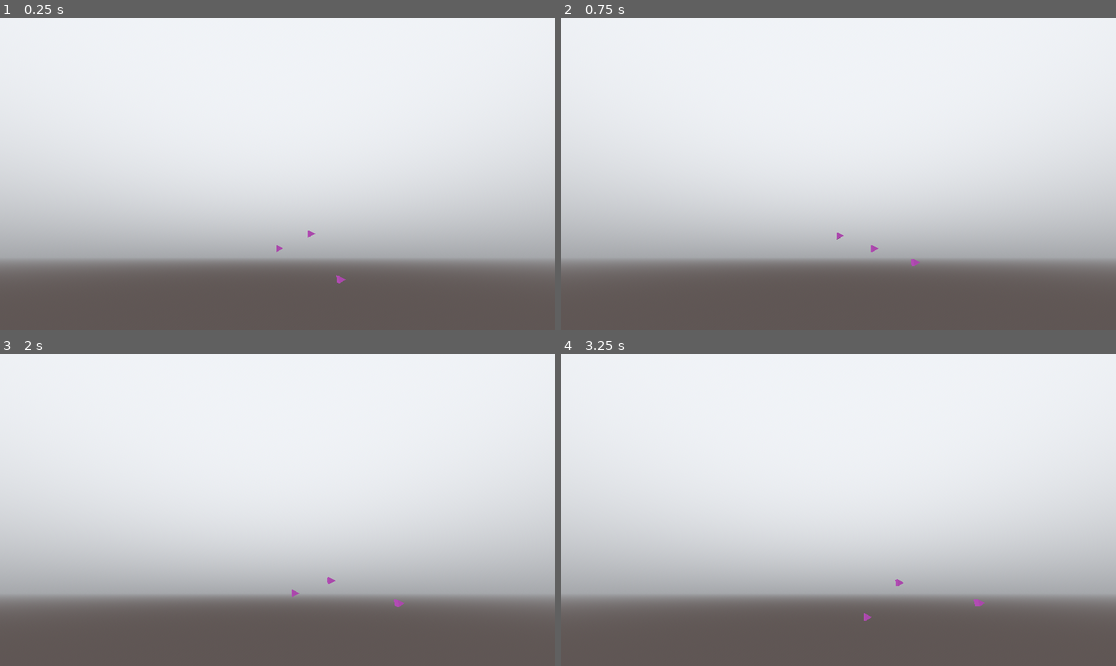
Above: before the commit, frames 1-4 (two rows, left to right).
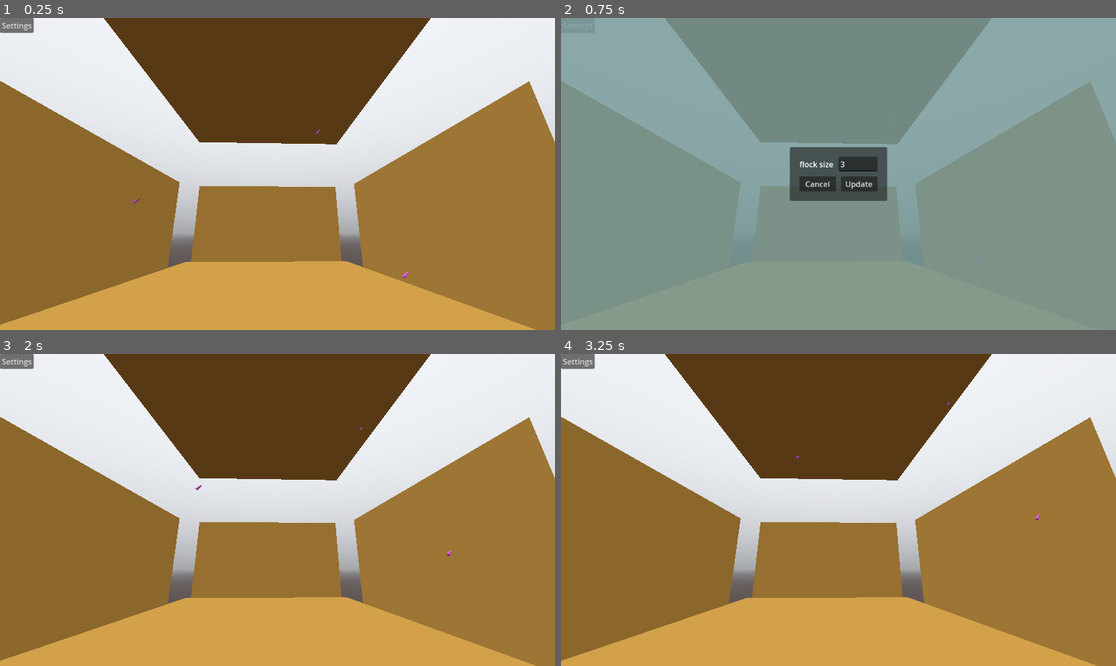
Above: after the commit, the same moments.

Repository: alxwstn/itsaboid
Game: Godot game, scene res://scenes/world.tscn
Two runs of this game, one before a commit and one after it. Both use one fixed random seed, a clock stepped at 60 frames per second and the inputs below.
Inputs (mouse positions are in pixels of both pictures, inside the frame that each line leads up to):
- Up to frame 1 (0.25 s): no input
- Up to frame 2 (0.75 s): click (577, 24) at 0.5 s, where only the run after the commit has a clickable "Settings"
- Up to frame 3 (2 s): click (255, 519) at 1.25 s, where only the run after the commit has a clickable "Cancel"
- Up to frame 4 (3.25 s): no input

The runs differ from the first frame. In frame 1, 74% of the frame differs, in the area x 0-100%, y 0-100%; in frame 2, 99%; in frame 3, 74%; in frame 4, 74%.

Commit message:
despite all my rage I am still just a boid in a cage

Diff:
--- /dev/null
+++ b/scenes/UI.tscn
@@ -0,0 +1,103 @@
+[gd_scene load_steps=3 format=3 uid="uid://dh0pv5nr688vl"]
+
+[ext_resource type="Script" path="res://scripts/UI.gd" id="1_12dly"]
+
+[sub_resource type="StyleBoxFlat" id="StyleBoxFlat_dg4of"]
+bg_color = Color(0.466667, 0.6, 0.6, 0.831373)
+
+[node name="UI" type="Control"]
+layout_mode = 3
+anchors_preset = 15
+anchor_right = 1.0
+anchor_bottom = 1.0
+grow_horizontal = 2
+grow_vertical = 2
+script = ExtResource("1_12dly")
+
+[node name="SettingsBtn" type="Button" parent="."]
+layout_mode = 0
+offset_right = 70.0
+offset_bottom = 31.0
+text = "Settings"
+
+[node name="Settings" type="Panel" parent="."]
+visible = false
+layout_mode = 1
+anchors_preset = 15
+anchor_right = 1.0
+anchor_bottom = 1.0
+grow_horizontal = 2
+grow_vertical = 2
+theme_override_styles/panel = SubResource("StyleBoxFlat_dg4of")
+
+[node name="SettingsContainer" type="CenterContainer" parent="Settings"]
+layout_mode = 1
+anchors_preset = 15
+anchor_right = 1.0
+anchor_bottom = 1.0
+grow_horizontal = 2
+grow_vertical = 2
+
+[node name="Panel" type="Panel" parent="Settings/SettingsContainer"]
+layout_mode = 2
+
+[node name="PanelContainer" type="PanelContainer" parent="Settings/SettingsContainer/Panel"]
+layout_mode = 1
+anchors_preset = 8
+anchor_left = 0.5
+anchor_top = 0.5
+anchor_right = 0.5
+anchor_bottom = 0.5
+offset_left = -101.0
+offset_top = -35.5
+offset_right = 101.0
+offset_bottom = 35.5
+grow_horizontal = 2
+grow_vertical = 2
+
+[node name="MarginContainer" type="MarginContainer" parent="Settings/SettingsContainer/Panel/PanelContainer"]
+layout_mode = 2
+theme_override_constants/margin_left = 20
+theme_override_constants/margin_top = 20
+theme_override_constants/margin_right = 20
+theme_override_constants/margin_bottom = 20
+
+[node name="VBoxContainer" type="VBoxContainer" parent="Settings/SettingsContainer/Panel/PanelContainer/MarginContainer"]
+layout_mode = 2
+theme_override_constants/separation = 10
+
+[node name="HBoxContainer2" type="HBoxContainer" parent="Settings/SettingsContainer/Panel/PanelContainer/MarginContainer/VBoxContainer"]
+layout_mode = 2
+theme_override_constants/separation = 10
+
+[node name="Label" type="Label" parent="Settings/SettingsContainer/Panel/PanelContainer/MarginContainer/VBoxContainer/HBoxContainer2"]
+layout_mode = 2
+text = "flock size"
+
+[node name="FlockSizeInput" type="LineEdit" parent="Settings/SettingsContainer/Panel/PanelContainer/MarginContainer/VBoxContainer/HBoxContainer2"]
+unique_name_in_owner = true
+layout_mode = 2
+size_flags_horizontal = 3
+text = "3"
+
+[node name="HBoxContainer" type="HBoxContainer" parent="Settings/SettingsContainer/Panel/PanelContainer/MarginContainer/VBoxContainer"]
+layout_mode = 2
+theme_override_constants/separation = 10
+
+[node name="Cancel" type="Button" parent="Settings/SettingsContainer/Panel/PanelContainer/MarginContainer/VBoxContainer/HBoxContainer"]
+layout_mode = 2
+size_flags_horizontal = 3
+text = "Cancel"
+
+[node name="Update" type="Button" parent="Settings/SettingsContainer/Panel/PanelContainer/MarginContainer/VBoxContainer/HBoxContainer"]
+layout_mode = 2
+size_flags_horizontal = 3
+text = "Update
+"
+
+[node name="BoxContainer" type="BoxContainer" parent="Settings/SettingsContainer"]
+layout_mode = 2
+
+[connection signal="pressed" from="SettingsBtn" to="." method="_on_settings_btn_pressed"]
+[connection signal="pressed" from="Settings/SettingsContainer/Panel/PanelContainer/MarginContainer/VBoxContainer/HBoxContainer/Cancel" to="." method="_on_cancel_pressed"]
+[connection signal="pressed" from="Settings/SettingsContainer/Panel/PanelContainer/MarginContainer/VBoxContainer/HBoxContainer/Update" to="." method="_on_update_pressed"]
--- a/scenes/boid.tscn
+++ b/scenes/boid.tscn
@@ -9,15 +9,20 @@
 
 [sub_resource type="PrismMesh" id="PrismMesh_gxe1b"]
 material = SubResource("StandardMaterial3D_pvas7")
-size = Vector3(0.2, 0.2, 0.2)
+size = Vector3(0.2, 0.2, 0.1)
 
 [node name="Boid" type="CharacterBody3D"]
-transform = Transform3D(-4.37114e-08, 1, 0, -1, -4.37114e-08, 0, 0, 0, 1, 0, 0, 0)
+motion_mode = 1
+slide_on_ceiling = false
 script = ExtResource("1_16t7s")
 
 [node name="CollisionShape3D" type="CollisionShape3D" parent="."]
-transform = Transform3D(0.2, 0, 0, 0, 0.2, 0, 0, 0, 0.2, 0, 0, 0)
+transform = Transform3D(3.82137e-16, -8.74228e-09, -0.2, -0.2, -8.74228e-09, 0, -8.74228e-09, 0.2, -8.74228e-09, 0, 0, 0)
 shape = SubResource("CapsuleShape3D_h3ydq")
 
 [node name="MeshInstance3D" type="MeshInstance3D" parent="."]
+transform = Transform3D(9.55343e-16, -6.55671e-08, -1, -0.5, -6.55671e-08, 0, -2.18557e-08, 1.5, -4.37114e-08, 0, 0, 0)
 mesh = SubResource("PrismMesh_gxe1b")
+
+[node name="Ray" type="RayCast3D" parent="."]
+target_position = Vector3(0, 0, 1)
--- /dev/null
+++ b/scenes/cage.tscn
@@ -0,0 +1,65 @@
+[gd_scene load_steps=5 format=3 uid="uid://c4beoj4xfd7x1"]
+
+[ext_resource type="Script" path="res://scripts/cage.gd" id="1_y1lvm"]
+
+[sub_resource type="WorldBoundaryShape3D" id="WorldBoundaryShape3D_4bx8y"]
+
+[sub_resource type="StandardMaterial3D" id="StandardMaterial3D_udnmy"]
+albedo_color = Color(0.886542, 0.665086, 0.273654, 1)
+
+[sub_resource type="PlaneMesh" id="PlaneMesh_h1maf"]
+material = SubResource("StandardMaterial3D_udnmy")
+size = Vector2(20, 20)
+
+[node name="Cage" type="Node3D"]
+script = ExtResource("1_y1lvm")
+
+[node name="Floor" type="StaticBody3D" parent="." groups=["cage"]]
+
+[node name="CollisionShape3D" type="CollisionShape3D" parent="Floor"]
+shape = SubResource("WorldBoundaryShape3D_4bx8y")
+
+[node name="MeshInstance3D" type="MeshInstance3D" parent="Floor"]
+mesh = SubResource("PlaneMesh_h1maf")
+
+[node name="Ceiling" type="StaticBody3D" parent="." groups=["cage"]]
+transform = Transform3D(-1, 8.74228e-08, 0, -8.74228e-08, -1, 0, 0, 0, 1, 0, 16, 0)
+
+[node name="CollisionShape3D" type="CollisionShape3D" parent="Ceiling"]
+shape = SubResource("WorldBoundaryShape3D_4bx8y")
+
+[node name="MeshInstance3D" type="MeshInstance3D" parent="Ceiling"]
+mesh = SubResource("PlaneMesh_h1maf")
+
+[node name="Back" type="StaticBody3D" parent="." groups=["cage"]]
+transform = Transform3D(1, 0, 0, 0, -4.37114e-08, -1, 0, 1, -4.37114e-08, 0, 0, -8)
+
+[node name="CollisionShape3D" type="CollisionShape3D" parent="Back"]
+shape = SubResource("WorldBoundaryShape3D_4bx8y")
+
+[node name="MeshInstance3D" type="MeshInstance3D" parent="Back"]
+mesh = SubResource("PlaneMesh_h1maf")
+
+[node name="Front" type="StaticBody3D" parent="." groups=["cage"]]
+transform = Transform3D(1, 0, 0, 0, -4.37114e-08, 1, 0, -1, -4.37114e-08, 0, 0, 8)
+
+[node name="CollisionShape3D" type="CollisionShape3D" parent="Front"]
+shape = SubResource("WorldBoundaryShape3D_4bx8y")
+
+[node name="StageRight" type="StaticBody3D" parent="." groups=["cage"]]
+transform = Transform3D(-4.37114e-08, 1, 0, -1, -4.37114e-08, 0, 0, 0, 1, -12, 0, 0)
+
+[node name="CollisionShape3D" type="CollisionShape3D" parent="StageRight"]
+shape = SubResource("WorldBoundaryShape3D_4bx8y")
+
+[node name="MeshInstance3D" type="MeshInstance3D" parent="StageRight"]
+mesh = SubResource("PlaneMesh_h1maf")
+
+[node name="StageLeft" type="StaticBody3D" parent="." groups=["cage"]]
+transform = Transform3D(-4.37114e-08, -1, 0, 1, -4.37114e-08, 0, 0, 0, 1, 12, 0, 0)
+
+[node name="CollisionShape3D" type="CollisionShape3D" parent="StageLeft"]
+shape = SubResource("WorldBoundaryShape3D_4bx8y")
+
+[node name="MeshInstance3D" type="MeshInstance3D" parent="StageLeft"]
+mesh = SubResource("PlaneMesh_h1maf")
--- a/scenes/world.tscn
+++ b/scenes/world.tscn
@@ -1,8 +1,11 @@
-[gd_scene load_steps=7 format=3 uid="uid://kot34cu6syau"]
+[gd_scene load_steps=10 format=3 uid="uid://kot34cu6syau"]
 
 [ext_resource type="PackedScene" uid="uid://8o1wos3wxhhy" path="res://scenes/world_camera.tscn" id="1_hg4r5"]
+[ext_resource type="PackedScene" uid="uid://dh0pv5nr688vl" path="res://scenes/UI.tscn" id="1_hnn5x"]
+[ext_resource type="Script" path="res://scripts/world.gd" id="1_uobtu"]
 [ext_resource type="PackedScene" uid="uid://b4lsemnfate7j" path="res://scenes/flock.tscn" id="2_wqe7o"]
 [ext_resource type="PackedScene" uid="uid://db4wau4rpjpbc" path="res://scenes/boid.tscn" id="3_m5yt5"]
+[ext_resource type="PackedScene" uid="uid://c4beoj4xfd7x1" path="res://scenes/cage.tscn" id="4_vs4vx"]
 
 [sub_resource type="ProceduralSkyMaterial" id="ProceduralSkyMaterial_8el6k"]
 sky_top_color = Color(0.942051, 0.952885, 0.968059, 1)
@@ -15,13 +18,20 @@
 background_mode = 2
 sky = SubResource("Sky_7mtjw")
 
-[node name="Wold" type="Node3D"]
+[node name="World" type="Node3D"]
+script = ExtResource("1_uobtu")
+
+[node name="UI" parent="." instance=ExtResource("1_hnn5x")]
 
 [node name="WorldEnvironment" type="WorldEnvironment" parent="."]
 environment = SubResource("Environment_bw7qv")
 
 [node name="WorldCamera" parent="." instance=ExtResource("1_hg4r5")]
-transform = Transform3D(0.996416, -0.0320898, -0.0782601, 0, 0.925239, -0.379386, 0.0845837, 0.378026, 0.921923, -0.0558472, 0.516775, 6.62345)
+transform = Transform3D(0.999327, -0.0102926, -0.0352078, 0, 0.959827, -0.280594, 0.0366814, 0.280405, 0.959181, 0.2842, 3.36044, 17.2561)
 
 [node name="Flock" parent="." instance=ExtResource("2_wqe7o")]
 boid_scene = ExtResource("3_m5yt5")
+
+[node name="Cage" parent="." instance=ExtResource("4_vs4vx")]
+
+[connection signal="state_reset" from="UI" to="." method="_on_ui_state_reset"]
--- /dev/null
+++ b/scripts/UI.gd
@@ -0,0 +1,45 @@
+extends Control
+
+signal state_reset(state)
+# todo put this initial state in an autoload
+var form_state = {
+	"flockSize": "3"
+}
+# Called when the node enters the scene tree for the first time.
+func _ready():
+	pass # Replace with function body.
+
+
+# Called every frame. 'delta' is the elapsed time since the previous frame.
+func _process(delta):
+	pass
+
+func _on_cancel_pressed():
+	$Settings.visible = false
+
+
+func _on_settings_btn_pressed():
+	# load settings values
+	$Settings.visible = true
+	%FlockSizeInput.text = form_state["flockSize"]
+
+func _on_update_pressed():
+	# probs would need form validation/handling
+	form_state = {
+		"flockSize": %FlockSizeInput.text
+	}
+	var state = {
+		"boids": [],
+		"turnfactor": 0.2,
+		"visualRange": 20,
+		"protectedRange": 2,
+		"centeringfactor": 0.0005,
+		"avoidfactor": 0.05,
+		"matchingfactor": 0.05,
+		"maxspeed": 3,
+		"minspeed": 2,
+		"flockSize": (form_state["flockSize"] as int)
+		# add boidBounds
+	}
+	$Settings.visible = false
+	state_reset.emit(state)
--- a/scripts/boid.gd
+++ b/scripts/boid.gd
@@ -1,21 +1,27 @@
 extends CharacterBody3D
 
 class_name Boid
-const SPEED = 5.0
+const SPEED = 2.0
 var state
+@onready
+var ray = $Ray
 
 func initialize(_state, _position):
 	state = _state
 	position = _position
 #
 func _physics_process(delta):
-	var direction = (Vector3(randf_range(-1.0, 1.0), randf_range(-1.0, 1.0), 0)).normalized()
+	#var direction = (Vector3(randf_range(-1.0, 1.0), randf_range(-1.0, 1.0), 0)).normalized()
+	var direction = (Vector3(randf_range(.5, 1.0), randf_range(.5, 1.0), 0)).normalized()
+	look_at(direction*100, Vector3.UP, true)
 
+	if ray.is_colliding():
+		var obj = ray.get_collider()
+		if (obj.is_in_group("cage")):
+			pass
+			#print("I am still just a boid in a cage")
 	if direction:
 		velocity.x = direction.x * SPEED
 		velocity.y = direction.y * SPEED
-	#else:
-		#velocity.x = move_toward(velocity.x, 0, SPEED)
-		#velocity.z = move_toward(velocity.z, 0, SPEED)
 #
 	move_and_slide()
--- /dev/null
+++ b/scripts/cage.gd
@@ -0,0 +1,12 @@
+extends Node3D
+
+
+# Called when the node enters the scene tree for the first time.
+func initialize(xbounds: Vector2, ybounds: Vector2, zbounds: Vector2):
+	$Floor.position.y = ybounds[0]
+	$Back.position.z = zbounds[0]
+	$StageRight.position.x = xbounds[0]
+
+	$Ceiling.position.y = ybounds[1]
+	$Front.position.z = zbounds[1]
+	$StageLeft.position.x = xbounds[1]
--- a/scripts/flock.gd
+++ b/scripts/flock.gd
@@ -3,30 +3,21 @@
 # scenes/boid.tscn
 @export var boid_scene: PackedScene
 
-var state = {
-	"boids": [],
-	"turnfactor": 0.2,
-	"visualRange": 20,
-	"protectedRange": 2,
-	"centeringfactor": 0.0005,
-	"avoidfactor": 0.05,
-	"matchingfactor": 0.05,
-	"maxspeed": 3,
-	"minspeed": 2,
-	"boidcount": 3
-}
+func get_initial_boid_pos(xbounds: Vector2, ybounds: Vector2, zbounds: Vector2):
+	return Vector3(
+		randf_range(xbounds[0], xbounds[1]),
+		randf_range(ybounds[0], ybounds[1]),
+		8)
+		# For 3D, Also need to adjust camera
+		#randf_range(zbounds[0], zbounds[1]))
 
-func get_initial_boid_pos():
-	return Vector3(randf_range(0, 3),randf_range(0, 3),0)
+func reset_boids(state, xbounds: Vector2, ybounds: Vector2, zbounds: Vector2):
 
-# Called when the node enters the scene tree for the first time.
-func _ready():
-	for i in range(state["boidcount"]):
+	for child in get_children():
+		child.queue_free()
+
+	for i in range(state["flockSize"]):
 		var boid = boid_scene.instantiate()
 		state["boids"].append(boid)
-		boid.initialize(state, get_initial_boid_pos())
+		boid.initialize(state, get_initial_boid_pos(xbounds, ybounds, zbounds))
 		add_child(boid)
-
-# Called every frame. 'delta' is the elapsed time since the previous frame.
-func _process(delta):
-	pass
--- /dev/null
+++ b/scripts/world.gd
@@ -0,0 +1,29 @@
+extends Node3D
+
+@onready var flock = $Flock
+@onready var cage = $Cage
+
+var state = {
+	"boids": [],
+	"turnfactor": 0.2,
+	"visualRange": 20,
+	"protectedRange": 2,
+	"centeringfactor": 0.0005,
+	"avoidfactor": 0.05,
+	"matchingfactor": 0.05,
+	"maxspeed": 3,
+	"minspeed": 2,
+	"flockSize": 3
+}
+var xbounds = Vector2(-12, 12)
+var ybounds = Vector2(0, 16)
+var zbounds = Vector2(-12, 12)
+
+# Called when the node enters the scene tree for the first time.
+func _ready():
+	cage.initialize(xbounds, ybounds, zbounds)
+	flock.reset_boids(state, xbounds, ybounds, zbounds)
+
+func _on_ui_state_reset(_state):
+	state = _state
+	flock.reset_boids(state, xbounds, ybounds, zbounds)
